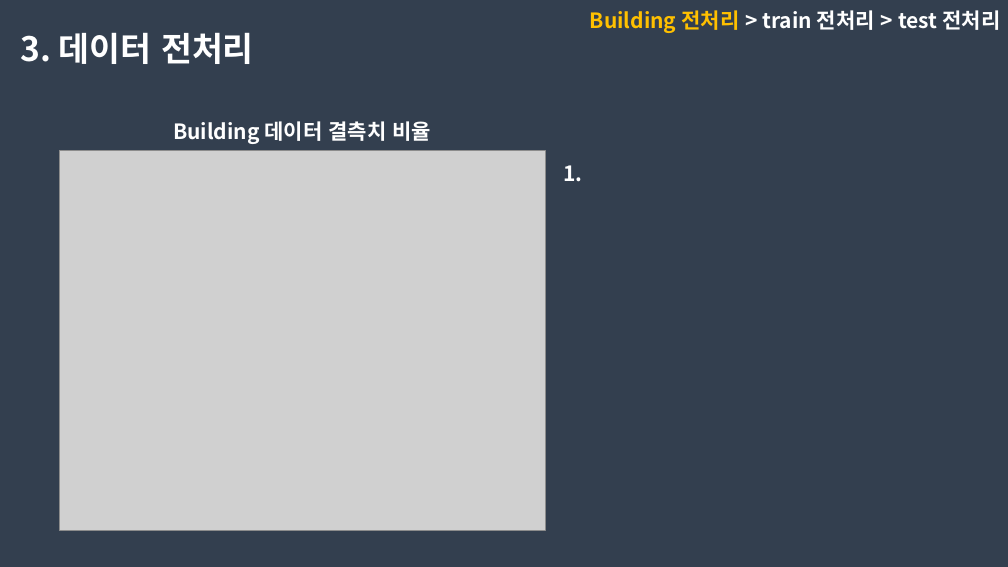
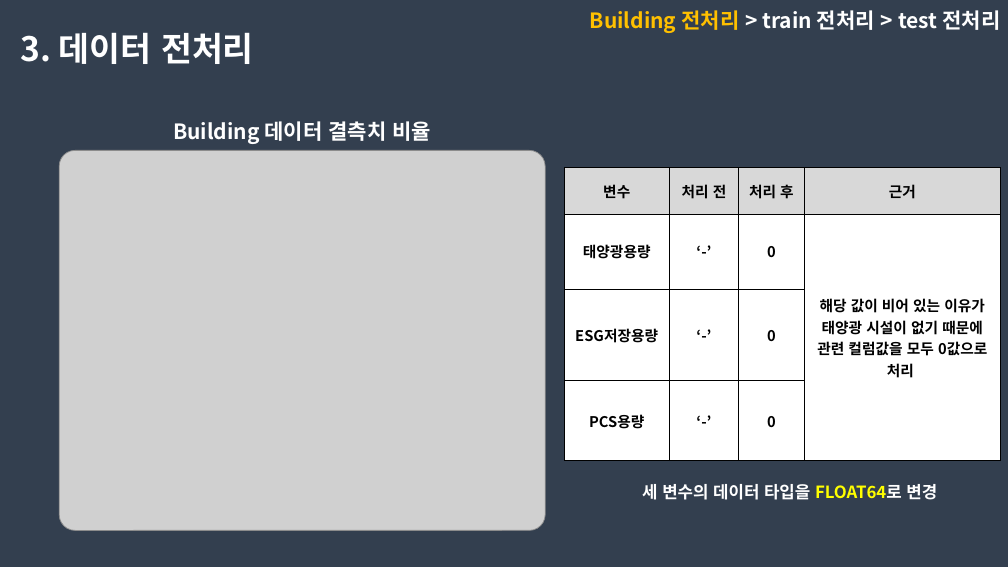
Before and after one commit to dongkieric98/-, a slide deck: slide 13 of electricity.pptx. Drawn at 1008x567 pixels with LibreOffice and Linux fonts; fonts in the diff are those of the drawing; grey boxes stand for pictures. Boxes give left, top, right and bottom in pixels: in the first picture for what was removed or moved away, otherwise in the second. Text is boxed around its words. In the diff, an @@ line names an element or a change of style, - is before the commit and + after.

Commit message:
ppt 전처리 파트 추가 작성 및 관련 eda 내용 추가

```diff
--- a/electricity.pptx
+++ b/electricity.pptx
@@ text removed at (x1=563, y1=165, x2=582, y2=182) @@
-1.
@@ table added at (x1=564, y1=168, x2=1001, y2=461), 4 rows, 4 columns @@
+변수 | 처리 전 | 처리 후 | 근거
+태양광용량 | ‘-’ | 0 | 해당 값이 비어 있는 이유가 태양광 시설이 없기 때문에 관련 컬럼값을 모두 0값으로 처리
+ESG저장용량 | ‘-’ | 0 | 
+PCS용량 | ‘-’ | 0 | 
@@ text added at (x1=642, y1=484, x2=937, y2=500), 16 pt, text #FFFFFF, bold @@
+세 변수의 데이터 타입을 FLOAT64로 변경
```
Also in this commit, not shown: 11 other slides changed, 1 other file.
